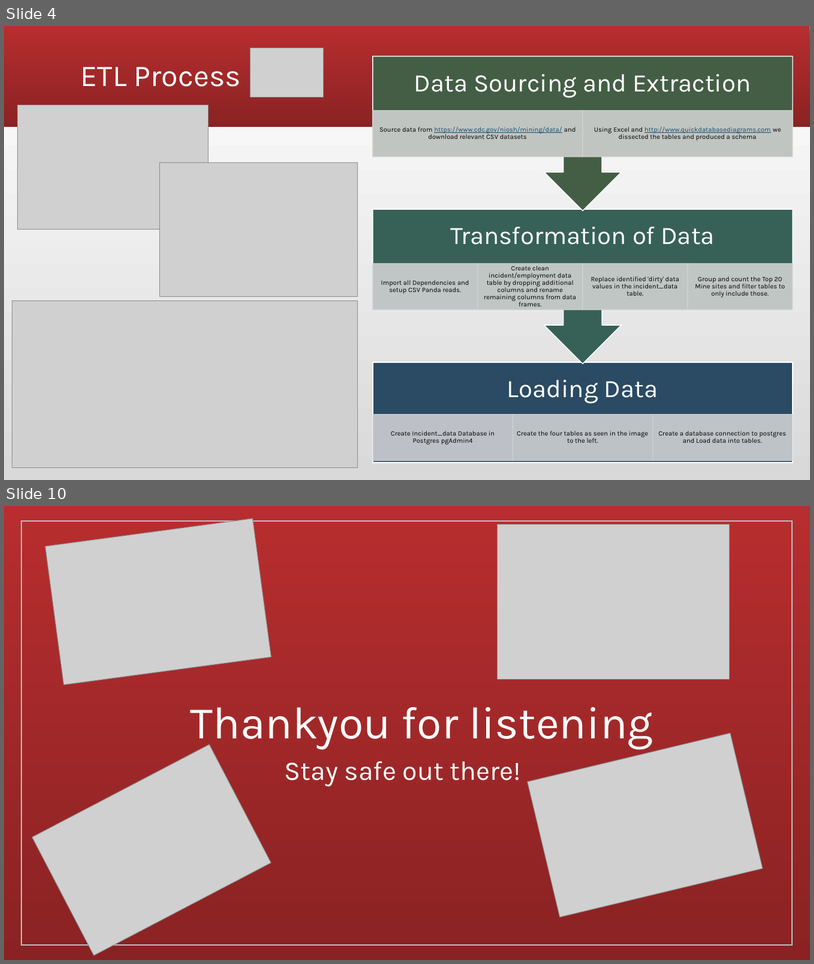
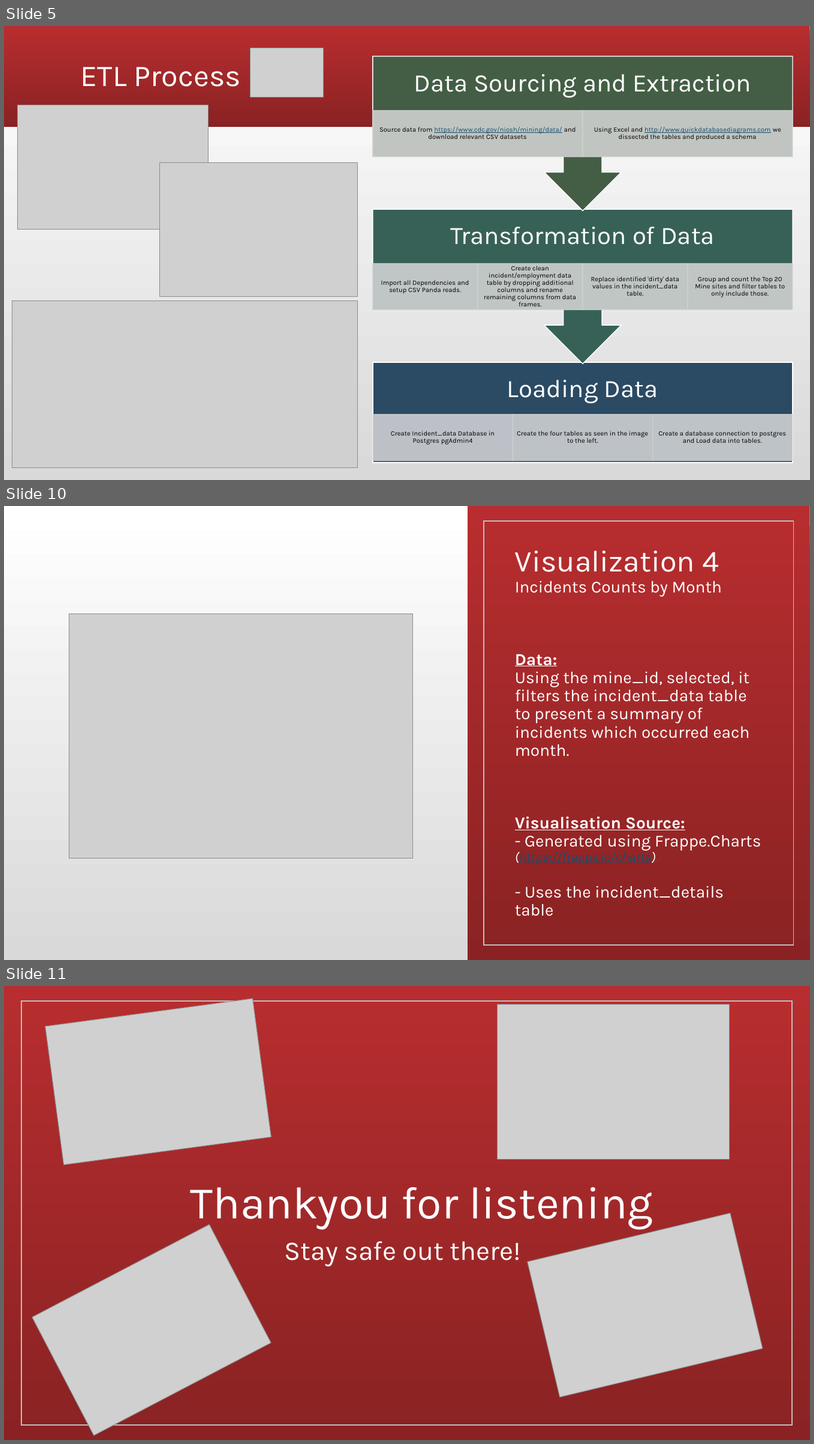
Before and after one commit to granttowers/Project_2, a slide deck: Project 2.pptx. Shown one above the other, each under a label of ours: slides 4 and 10 before the commit, slides 5, 10 and 11 after it; the slides between them are not shown. The pictures are 814x964 and 814x1444 pixels, drawn with LibreOffice and Linux fonts; fonts in the diff are those of the drawing; grey boxes stand for pictures. Boxes give left, top, right and bottom in pixels: in the first picture for what was removed or moved away, otherwise in the second. Text is boxed around its words. In the diff, an @@ line names an element or a change of style, - is before the commit and + after.

```diff
--- a/Project 2.pptx
+++ b/Project 2.pptx
@@ slide 10 added at [4,506,810,960], background gradient #D9D9D9 to #FFFFFF @@
@@ rectangle added at [467,506,810,960], fill gradient #B82D2F to #8A2223 @@
@@ rectangle added at [484,521,794,945], outline #F2F2F2 1.25 pt @@
@@ title added at [515,550,761,916], 20 pt, text #FFFFFF @@
+Visualization 4
+Incidents Counts by Month
+Data:
+Using the mine_id, selected, it filters the incident_data table to present a summary of incidents which occurred each month.
+Visualisation Source:
+- Generated using Frappe.Charts
+(https://frappe.io/charts)
+- Uses the incident_details table
@@ picture added at [69,613,414,858] @@
@@ what was slide 4 is now slide 5 @@
@@ what was slide 10 is now slide 11 @@
```
Also in this commit, not shown: 3 slides changed, 3 other slides added, 3 slides removed.
